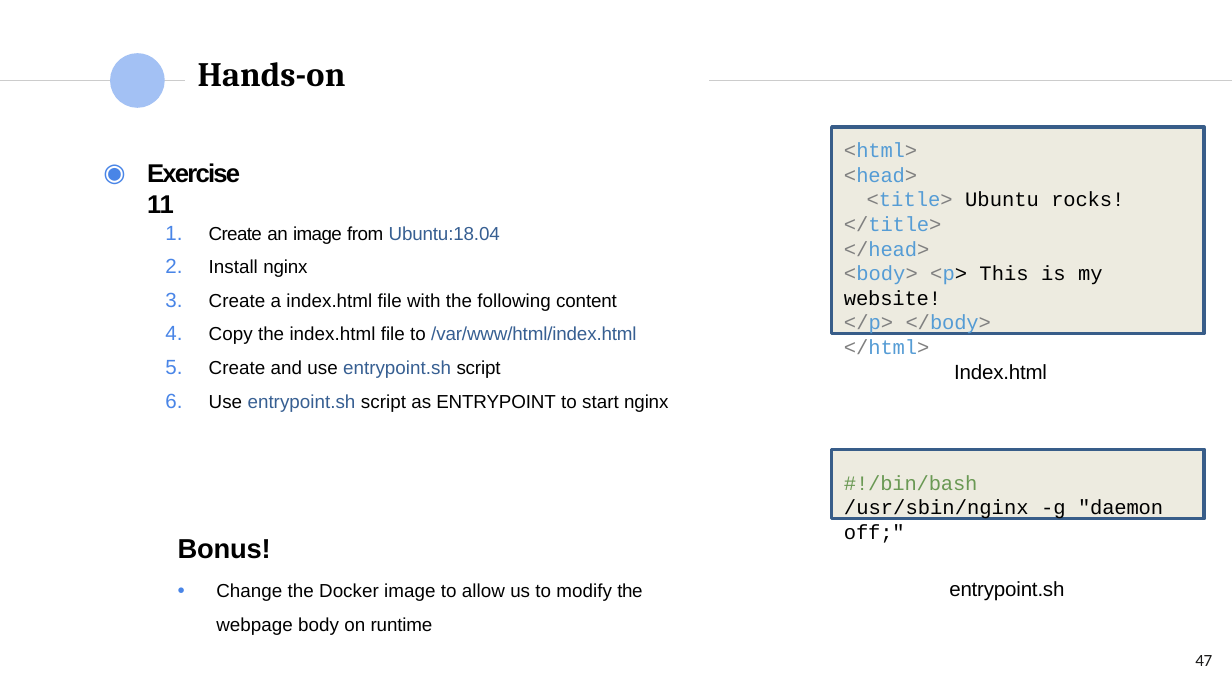
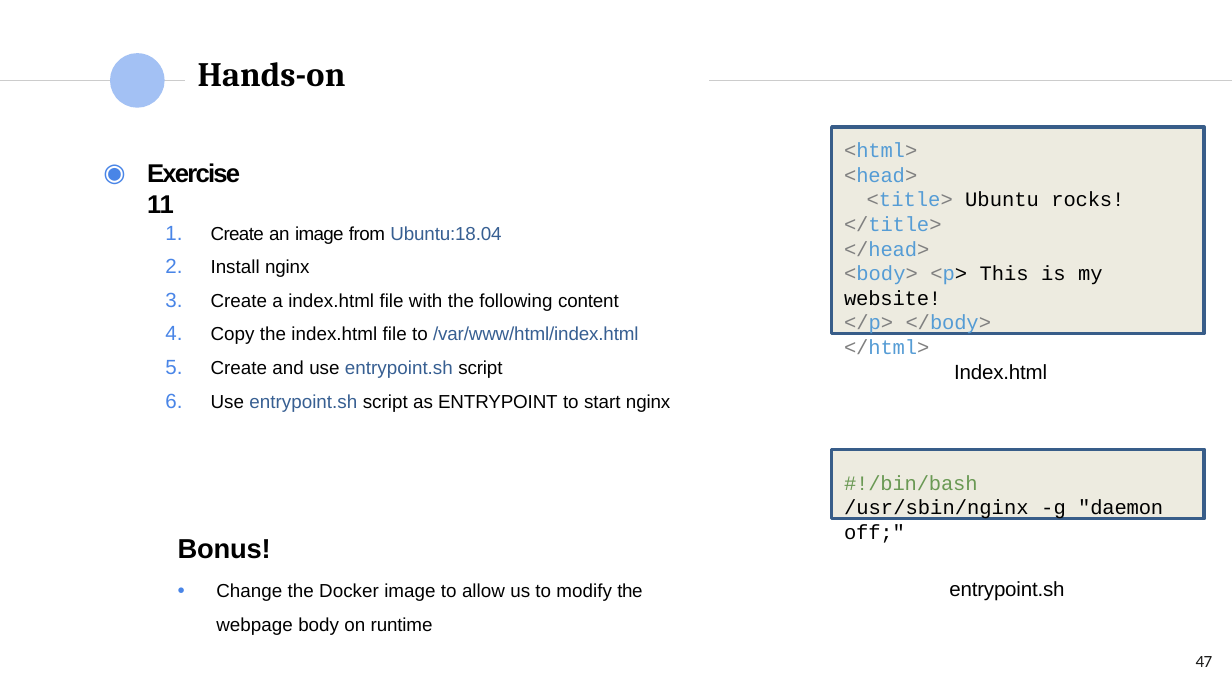
Before and after one commit to MA-Barracas/MA-Barracas.github.io, a slide deck: slide 47 of 2 - Containers.pptx. Drawn at 1232x693 pixels with LibreOffice and Linux fonts; fonts in the diff are those of the drawing; background and template pictures are left out. Boxes give left, top, right and bottom in pixels: in the first picture for what was removed or moved away, otherwise in the second. Text is boxed around its words. In the diff, an @@ line names an element or a change of style, - is before the commit and + after.

```diff
--- a/2 - Containers.pptx
+++ b/2 - Containers.pptx
@@ text "Create an image from Ubuntu:18.04" at [211,226,670,412]: indent changed @@
```
Also in this commit, not shown: 50 other slides changed.
